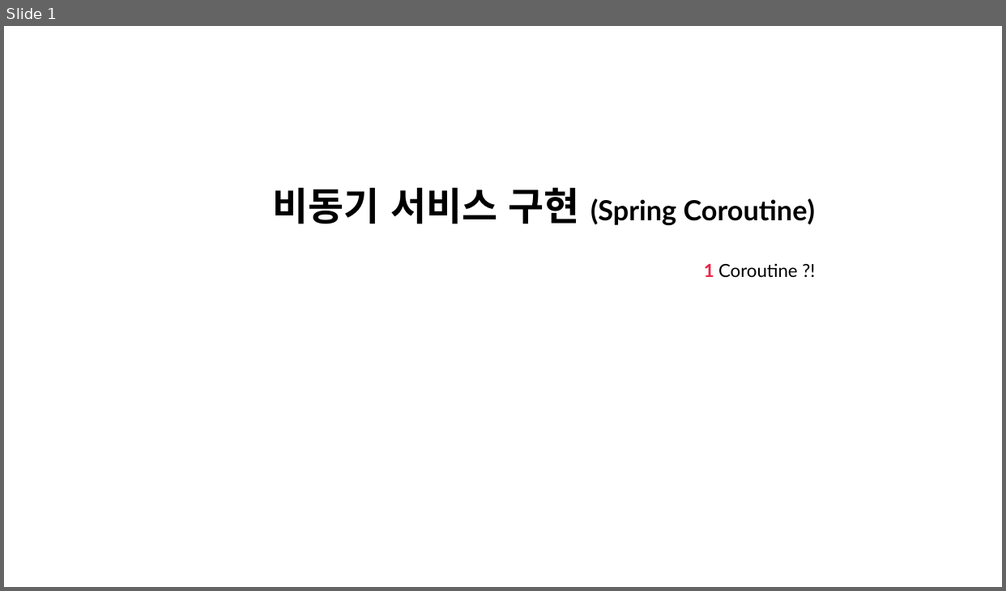
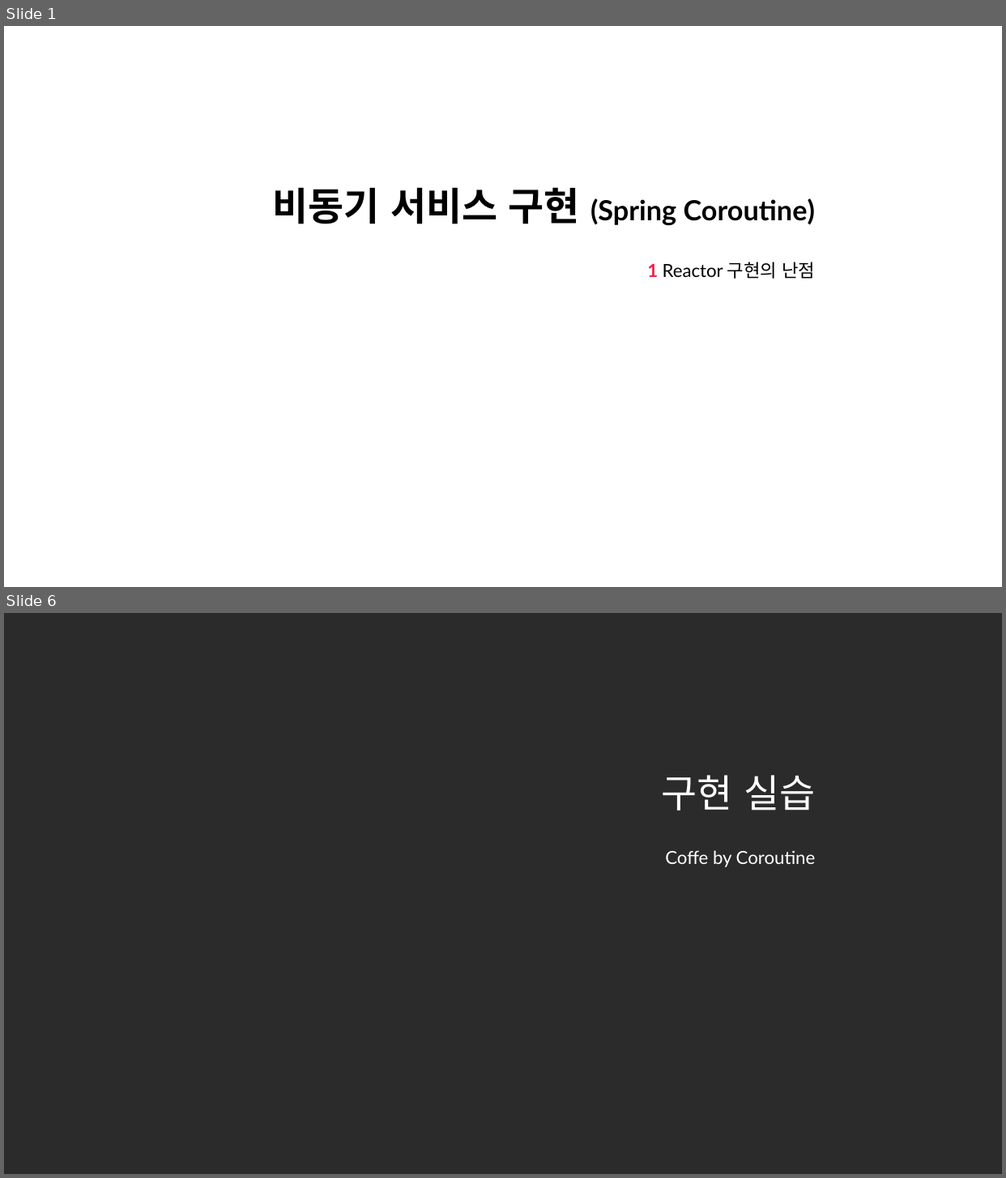
Before and after one commit to nayasis/fastcampus-hyper-webflux, a slide deck: 99.ppt/[Ch4-4. 비동기 서비스 구현 (Spring Coroutine)].pptx. Shown one above the other, each under a label of ours: slide 1 before the commit, slides 1 and 6 after it; the slides between them are not shown. The pictures are 1006x591 and 1006x1178 pixels, drawn with LibreOffice and Linux fonts; fonts in the diff are those of the drawing; background and template pictures are left out; a plain dark background stands for a picture behind light text. Boxes give left, top, right and bottom in pixels: in the first picture for what was removed or moved away, otherwise in the second. Text is boxed around its words. In the diff, an @@ line names an element or a change of style, - is before the commit and + after.

```diff
--- a/99.ppt/[Ch4-4. 비동기 서비스 구현 (Spring Coroutine)].pptx
+++ b/99.ppt/[Ch4-4. 비동기 서비스 구현 (Spring Coroutine)].pptx
@@ slide 6 added at box(4, 613, 1002, 1174), background picture (left out) @@
@@ title added at box(662, 775, 815, 811), 28 pt, text #FFFFFF @@
+구현 실습
@@ subtitle added at box(665, 850, 816, 867), 13 pt, text #FFFFFF @@
+Coffe by Coroutine
@@ slide 1 changed as well @@
@@ subtitle at box(647, 262, 815, 279): text changed @@
-1 Coroutine ?!
+1 Reactor 구현의 난점
```
Also in this commit, not shown: 1 other slide changed, 17 other slides added, 3 other files.
